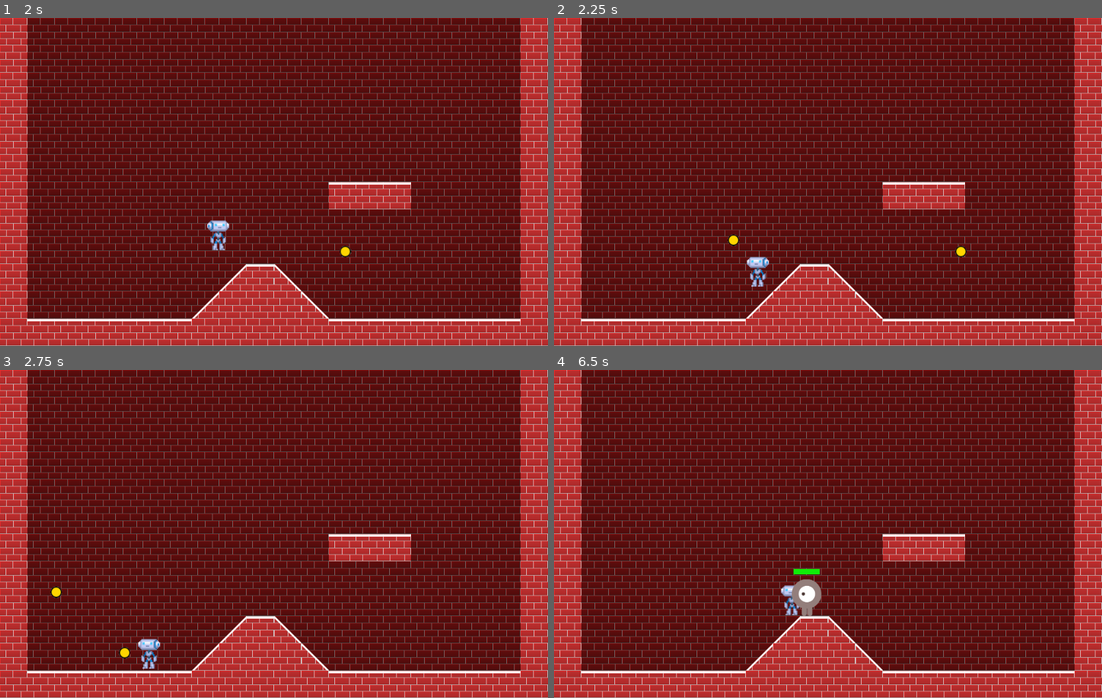
Above: before the commit, frames 1-4 (two rows, left to right).
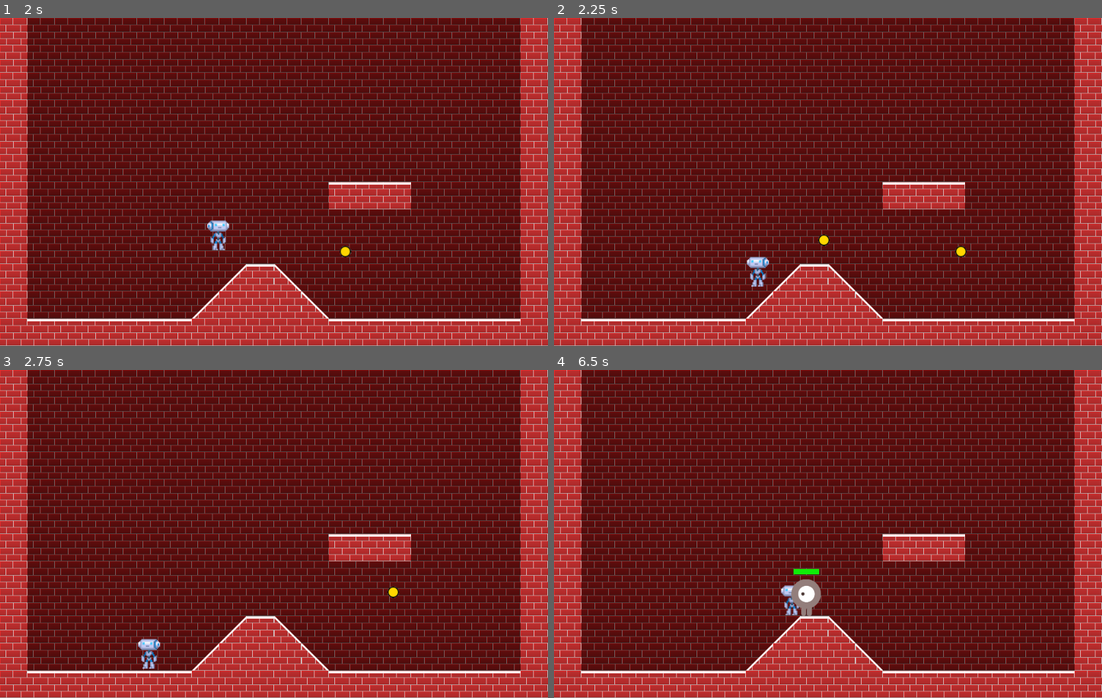
Above: after the commit, the same moments.

Repository: Ruefa/godot_test
Game: Godot game, scene res://Main.tscn
Two runs of this game, one before a commit and one after it. Both use one fixed random seed, a clock stepped at 60 frames per second and the inputs below.
Inputs:
- Up to frame 1 (2 s): tap Enter at 0.5 s; hold Shift (ui_shoot) 0.53-1.28 s; hold Right (ui_right) from 0.53 s (still down); tap Up (ui_up) at 0.77, 1.52 s; tap Shift (ui_shoot) at 1.35 s
- Up to frame 2 (2.25 s): release Right (ui_right) at 2.03 s; hold Left (ui_left) from 2.03 s (still down); hold Shift (ui_shoot) from 2.03 s (still down)
- Up to frame 3 (2.75 s): keep holding Left (ui_left); keep holding Shift (ui_shoot)
- Up to frame 4 (6.5 s): release Left (ui_left) at 2.78 s; release Shift (ui_shoot) at 2.78 s; hold Right (ui_right) 2.78-4.28 s; tap Shift (ui_shoot) at 2.85, 4.35, 5.85 s; tap Up (ui_up) at 3.02, 3.77, 4.52, 6.02 s; hold Shift (ui_shoot) 3.53-4.28 s; hold Left (ui_left) 4.28-5.03 s; hold Right (ui_right) 5.03-5.78 s; hold Shift (ui_shoot) 5.03-5.78 s; hold Left (ui_left) from 5.78 s (still down)

Frame 1 is identical in both runs. In frame 2, 0.1% of the frame differs, in the area x 31-51%, y 66-70%; in frame 3, 0.2%, in the area x 9-73%, y 66-89%; in frame 4, less than 0.1%.
Error after the commit: Invalid set index 'damage' (on base: 'KinematicBody2D (Bullet.gd)') with value of type 'int'. (res://Player.gd:71)

Commit message:
added damage to player

Diff:
--- a/Side Scroll/Player.gd
+++ b/Side Scroll/Player.gd
@@ -6,11 +6,14 @@
 const RIGHT = 'right'
 const LEFT = 'left'
 const BASE_ATT_SPEED = .5
+const BASE_DAMAGE = 50
 
 var SPEED_X = 200
 var SCREEN_SIZE
 var PLAYER_DIR = RIGHT
 var att_speed_mult = 1
+var damage_mult = 1
+var damage
 
 # Declare member variables here. Examples:
 # var a = 2
@@ -65,9 +68,11 @@
 	get_parent().add_child(bullet)
 	add_collision_exception_with(bullet)
 	bullet.position = position
+	bullet.damage = damage
 	if PLAYER_DIR == LEFT:
 		bullet.velocity.x *= -1
 
 # called when stats change to recalculate player ability
 func statChange():
 	$FireRateTimer.set_wait_time(BASE_ATT_SPEED * att_speed_mult)
+	damage = BASE_DAMAGE * damage_mult
